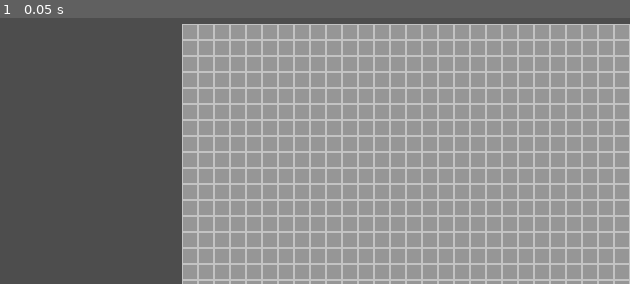
Above: before the commit, frame 1.
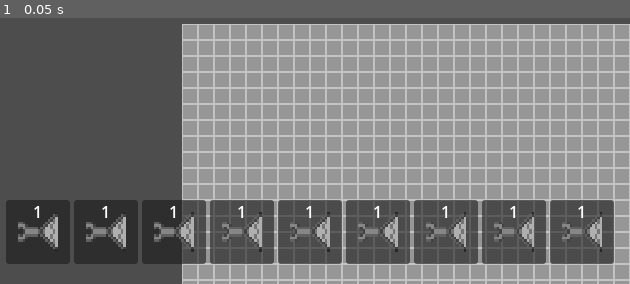
Above: after the commit, the same moment.

Repository: makazis/new-game-project
Game: Godot game, scene res://Scenes/game.tscn
The game is run twice, just before and just after one commit, with the same random seed, the same clock (stepped at 60 frames per second) and the same inputs.
Inputs:
- Up to frame 1 (0.05 s): no input

The runs differ from the first frame. In frame 1, 21% of the frame differs, in the area x 0-98%, y 68-93%.

Commit message:
this works, but that doesn't

Diff:
--- a/Scenes/Item_holder.tscn
+++ b/Scenes/Item_holder.tscn
@@ -1,7 +1,7 @@
 [gd_scene load_steps=3 format=3 uid="uid://dtadk33ruesdt"]
 
-[ext_resource type="Texture2D" uid="uid://bbp3ubh6k4c26" path="res://Assets/collector.png" id="1_nljdm"]
-[ext_resource type="Script" uid="uid://drpww8l23nlo" path="res://Scripts/item_holder.gd" id="2_x40c7"]
+[ext_resource type="Texture2D" uid="uid://0skpgq1r3l4b" path="res://Tiles/collector.png" id="1_fm414"]
+[ext_resource type="Script" path="res://item_holder.gd" id="2_h1uhs"]
 
 [node name="TextureButton" type="TextureButton"]
 texture_filter = 1
--- a/Scenes/game.tscn
+++ b/Scenes/game.tscn
@@ -1,9 +1,10 @@
-[gd_scene load_steps=7 format=3 uid="uid://hy17qk6hroyd"]
+[gd_scene load_steps=8 format=3 uid="uid://hy17qk6hroyd"]
 
 [ext_resource type="Script" uid="uid://lygfmdulrdk1" path="res://Scripts/game.gd" id="1_3dryh"]
-[ext_resource type="Texture2D" uid="uid://bg40u2tynrt06" path="res://Assets/tileset.png" id="2_wowpa"]
-[ext_resource type="Texture2D" uid="uid://csm1s33jktb0m" path="res://Assets/background_grid.png" id="3_i6g32"]
+[ext_resource type="Texture2D" uid="uid://csvh0xos1tpk8" path="res://Tiles/tileset.png" id="2_wowpa"]
+[ext_resource type="Texture2D" uid="uid://beeo6en1qgiok" path="res://Tiles/background_grid.png" id="3_i6g32"]
 [ext_resource type="Script" uid="uid://d207fq8s0pwfs" path="res://Scripts/Movement.gd" id="4_1l0tm"]
+[ext_resource type="PackedScene" uid="uid://c33htx3gbdu1q" path="res://Scenes/gui.tscn" id="5_wowpa"]
 
 [sub_resource type="TileSetAtlasSource" id="TileSetAtlasSource_e2o6t"]
 texture = ExtResource("2_wowpa")
@@ -44,3 +45,12 @@
 
 [node name="Camera2D" type="Camera2D" parent="."]
 script = ExtResource("4_1l0tm")
+
+[node name="GUI" parent="Camera2D" instance=ExtResource("5_wowpa")]
+anchors_preset = 7
+anchor_left = 0.5
+anchor_top = 1.0
+anchor_right = 0.5
+offset_top = 160.0
+offset_bottom = 160.0
+grow_vertical = 0
--- a/Scenes/gui.tscn
+++ b/Scenes/gui.tscn
@@ -50,6 +50,3 @@
 
 [node name="Panel9" parent="HBoxContainer" instance=ExtResource("1_80edf")]
 layout_mode = 2
-
-[node name="Panel10" parent="HBoxContainer" instance=ExtResource("1_80edf")]
-layout_mode = 2
--- a/game.tscn
+++ b/game.tscn
@@ -1,8 +1,9 @@
-[gd_scene load_steps=6 format=3 uid="uid://b2ukxgouq7fge"]
+[gd_scene load_steps=7 format=3 uid="uid://b03b4ucn0s5pn"]
 
-[ext_resource type="Texture2D" uid="uid://b6xn5ncsvaryy" path="res://Tiles/tileset.png" id="1_80nbo"]
+[ext_resource type="Texture2D" uid="uid://csvh0xos1tpk8" path="res://Tiles/tileset.png" id="1_80nbo"]
 [ext_resource type="Script" path="res://game.gd" id="1_e2o6t"]
-[ext_resource type="Texture2D" uid="uid://di25fa3ibcx6n" path="res://Tiles/background_grid.png" id="3_feb5d"]
+[ext_resource type="Texture2D" uid="uid://beeo6en1qgiok" path="res://Tiles/background_grid.png" id="3_feb5d"]
+[ext_resource type="PackedScene" uid="uid://c33htx3gbdu1q" path="res://Scenes/gui.tscn" id="4_fc0e3"]
 
 [sub_resource type="TileSetAtlasSource" id="TileSetAtlasSource_e2o6t"]
 texture = ExtResource("1_80nbo")
@@ -40,3 +41,5 @@
 texture = ExtResource("3_feb5d")
 expand_mode = 1
 stretch_mode = 1
+
+[node name="GUI" parent="." instance=ExtResource("4_fc0e3")]
--- a/gui.tscn
+++ /dev/null
@@ -1,28 +0,0 @@
-[gd_scene load_steps=2 format=3 uid="uid://c33htx3gbdu1q"]
-
-[ext_resource type="PackedScene" uid="uid://cj2qoo17ml7cw" path="res://Scenes/inventory_panel.tscn" id="1_80edf"]
-
-[node name="GUI" type="Control"]
-layout_mode = 3
-anchors_preset = 15
-anchor_right = 1.0
-anchor_bottom = 1.0
-grow_horizontal = 2
-grow_vertical = 2
-
-[node name="HBoxContainer" type="HBoxContainer" parent="."]
-layout_mode = 1
-anchors_preset = 7
-anchor_left = 0.5
-anchor_top = 1.0
-anchor_right = 0.5
-anchor_bottom = 1.0
-offset_left = -415.5
-offset_top = -64.0
-offset_right = 415.5
-grow_horizontal = 2
-grow_vertical = 0
-alignment = 1
-
-[node name="Panel" parent="HBoxContainer" instance=ExtResource("1_80edf")]
-layout_mode = 2
Not shown: 1 places in Scenes/gui.tscn that only renumber resources
